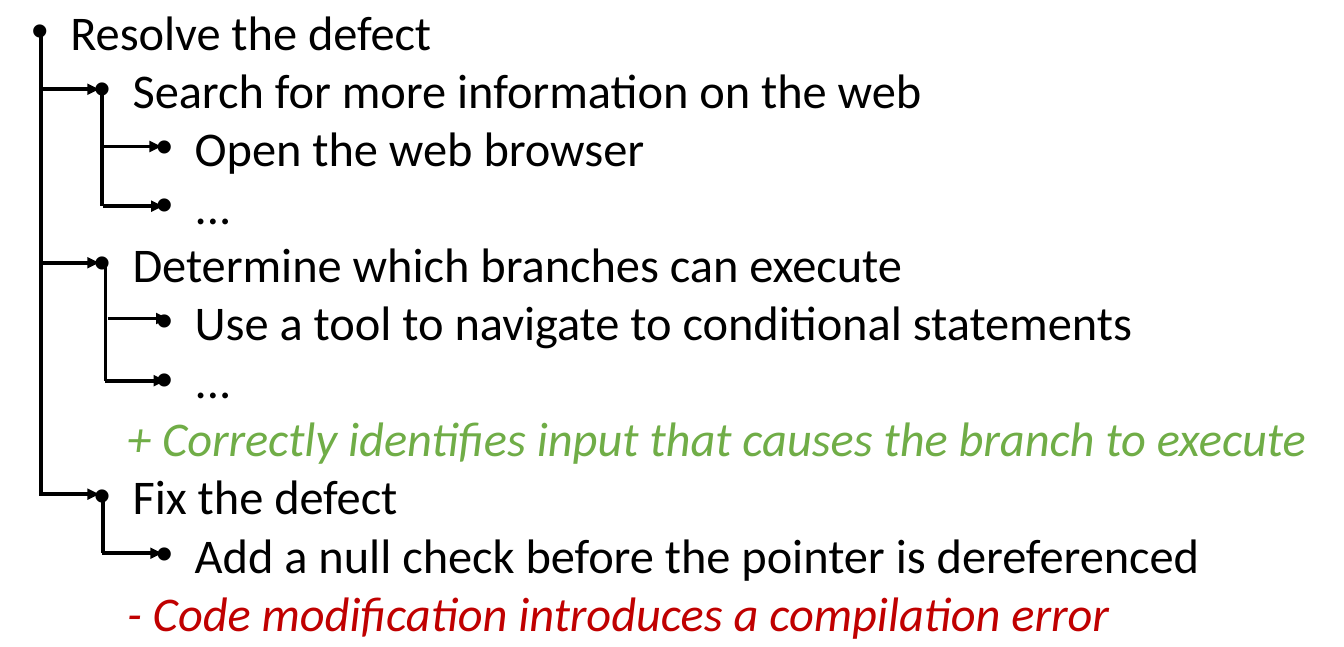
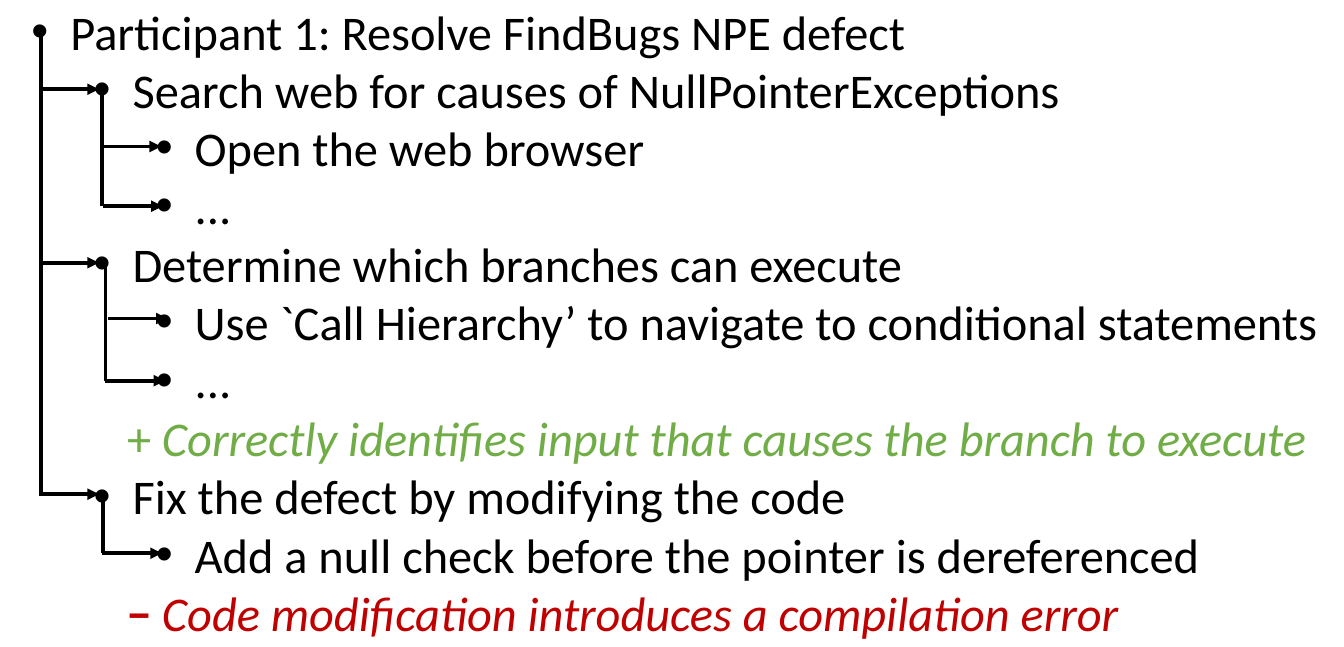
Before and after one commit to DeveloperLiberationFront/iTrustInterviews, a slide deck: slide 2 of Strategy-Encapsulation-Paper/strategy description format.pptx. Drawn at 1344x647 pixels with LibreOffice and Linux fonts; fonts in the diff are those of the drawing. Boxes give left, top, right and bottom in pixels: in the first picture for what was removed or moved away, otherwise in the second. Text is boxed around its words. In the diff, an @@ line names an element or a change of style, - is before the commit and + after.

Commit message:
Second round of responding to Dr. E's feedback. Introduce idea of sub-strategies, shorten captions, update strategy tree figure

```diff
--- a/Strategy-Encapsulation-Paper/strategy description format.pptx
+++ b/Strategy-Encapsulation-Paper/strategy description format.pptx
@@ text in rectangle at [70,16,1060,116]: text changed @@
-• Resolve the defect
-  • Search for more information on the web
+• Participant 1: Resolve FindBugs NPE defect
+  • Search web for causes of NullPointerExceptions
@@ text in rectangle at [195,306,1317,349]: text changed @@
-    • Use a tool to navigate to conditional statements
+    • Use `Call Hierarchy’ to navigate to conditional statements
@@ text in rectangle at [133,480,845,523]: text changed @@
-  • Fix the defect
+  • Fix the defect by modifying the code
@@ text in rectangle at [162,597,1119,639]: text changed @@
-    - Code modification introduces a compilation error
+    − Code modification introduces a compilation error
```
Also in this commit, not shown: 3 other files.
